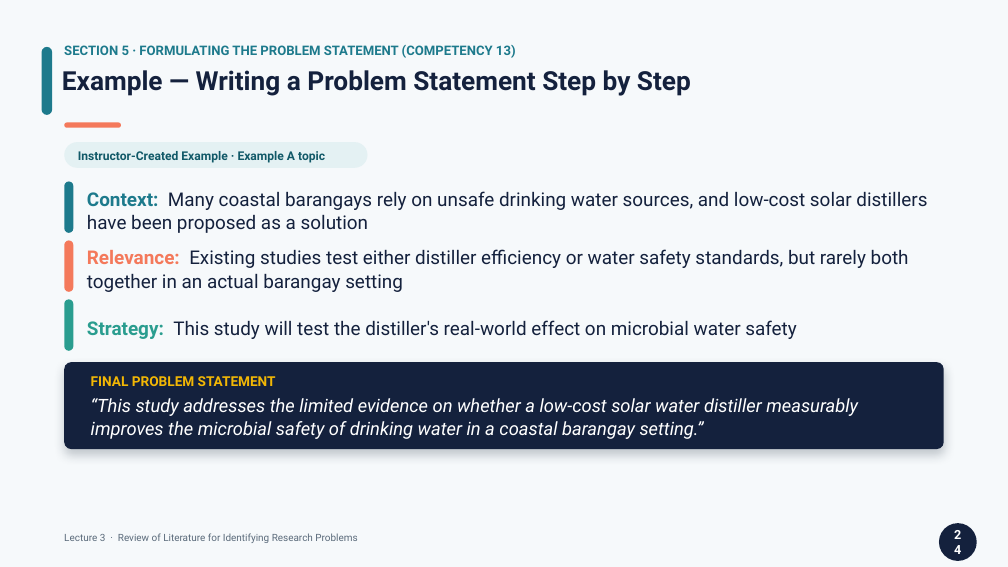
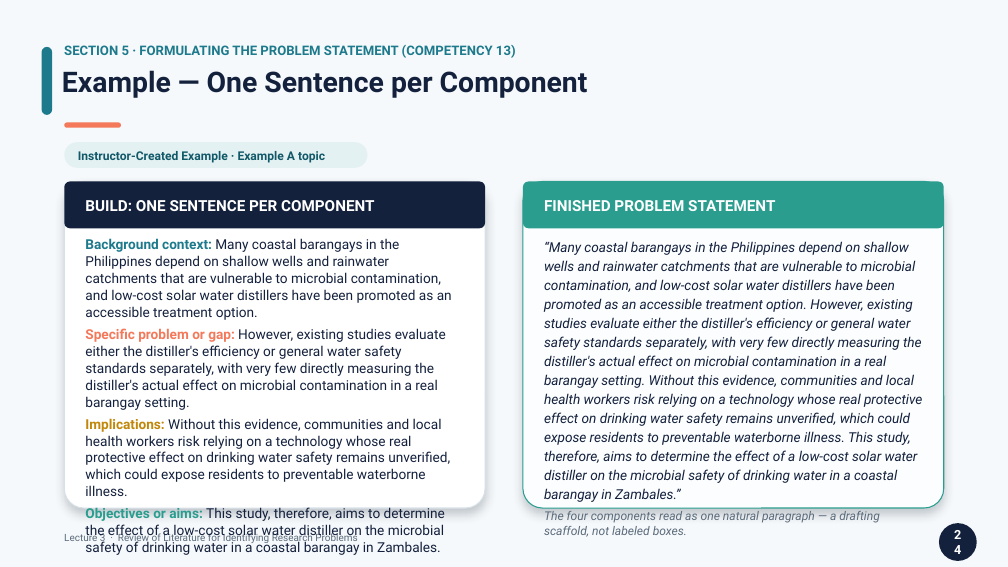
Before and after one commit to lestojas/physics, a slide deck: slide 24 of Lecture3-Review-of-Literature.pptx. Drawn at 1008x567 pixels with LibreOffice and Linux fonts; fonts in the diff are those of the drawing. Boxes give left, top, right and bottom in pixels: in the first picture for what was removed or moved away, otherwise in the second. Text is boxed around its words. In the diff, an @@ line names an element or a change of style, - is before the commit and + after.

```diff
--- a/Lecture3-Review-of-Literature.pptx
+++ b/Lecture3-Review-of-Literature.pptx
@@ text at (x1=62, y1=70, x2=588, y2=98): text changed; size 25 to 27 pt @@
-Example — Writing a Problem Statement Step by Step
+Example — One Sentence per Component
@@ rounded rectangle removed at (x1=64, y1=181, x2=73, y2=233) @@
@@ rounded rectangle added at (x1=64, y1=181, x2=485, y2=508), fill #FFFFFF, outline #D8E1E8 1 pt @@
@@ rounded rectangle added at (x1=64, y1=181, x2=485, y2=228), fill #14213D @@
@@ text added at (x1=85, y1=200, x2=375, y2=211), 14.5 pt, text #FFFFFF, bold @@
+BUILD: ONE SENTENCE PER COMPONENT
@@ text removed at (x1=87, y1=191, x2=927, y2=233) @@
-Context: Many coastal barangays rely on unsafe drinking water sources, and low-cost solar distillers have been proposed as a solution
@@ rounded rectangle added at (x1=523, y1=181, x2=944, y2=508), fill #FBFDFE, outline #2A9D8F 1 pt @@
@@ rounded rectangle added at (x1=523, y1=181, x2=944, y2=228), fill #2A9D8F @@
@@ text added at (x1=544, y1=200, x2=775, y2=211), 14.5 pt, text #FFFFFF, bold @@
+FINISHED PROBLEM STATEMENT
@@ text "Background context: Many coastal barangays ..." at (x1=85, y1=238, x2=452, y2=555): vertical alignment middle to top @@
@@ text at (x1=85, y1=238, x2=452, y2=555): text changed; size 18 to 13 pt @@
-Relevance: Existing studies test either distiller efficiency or water safety standards, but rarely both together in an actual barangay setting
+Background context: Many coastal barangays in the Philippines depend on shallow wells and rainwater catchments that are vulnerable to microbial contamination, and low-cost solar water distillers have been promoted as an accessible treatment option.
+Specific problem or gap: However, existing studies evaluate either the distiller's efficiency or general water safety standards separately, with very few directly measuring the distiller's actual effect on microbial contamination in a real barangay setting.
+Implications: Without this evidence, communities and local health workers risk relying on a technology whose real protective effect on drinking water safety remains unverified, which could expose residents to preventable waterborne illness.
+Objectives or aims: This study, therefore, aims to determine the effect of a low-cost solar water distiller on the microbial safety of drinking water in a coastal barangay in Zambales.
@@ text "“Many coastal barangays in the ..." at (x1=544, y1=241, x2=922, y2=537): vertical alignment middle to top @@
@@ rounded rectangle removed at (x1=64, y1=240, x2=73, y2=292) @@
@@ text at (x1=544, y1=241, x2=922, y2=537): text changed; size 17.5 to 13 pt; text colour #FFFFFF to #14213D @@
-FINAL PROBLEM STATEMENT
-“This study addresses the limited evidence on whether a low-cost solar water distiller measurably improves the microbial safety of drinking water in a coastal barangay setting.”
+“Many coastal barangays in the Philippines depend on shallow wells and rainwater catchments that are vulnerable to microbial contamination, and low-cost solar water distillers have been promoted as an accessible treatment option. However, existing studies evaluate either the distiller's efficiency or general water safety standards separately, with very few directly measuring the distiller's actual effect on microbial contamination in a real barangay setting. Without this evidence, communities and local health workers risk relying on a technology whose real protective effect on drinking water safety remains unverified, which could expose residents to preventable waterborne illness. This study, therefore, aims to determine the effect of a low-cost solar water distiller on the microbial safety of drinking water in a coastal barangay in Zambales.”
+The four components read as one natural paragraph — a drafting scaffold, not labeled boxes.
@@ rounded rectangle removed at (x1=64, y1=299, x2=73, y2=351) @@
@@ text removed at (x1=87, y1=320, x2=797, y2=339) @@
-Strategy: This study will test the distiller's real-world effect on microbial water safety
@@ rounded rectangle removed at (x1=64, y1=362, x2=944, y2=449) @@
```
Also in this commit, not shown: 3 other slides changed, 1 other file.
